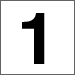
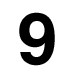
Comparing the layer stacks of the two 75 x 75 images. Changes:
hid "Rectangle 1" over [0, 0, 75, 75]
renamed "1" to "9", painted on it over [19, 12, 55, 66]
